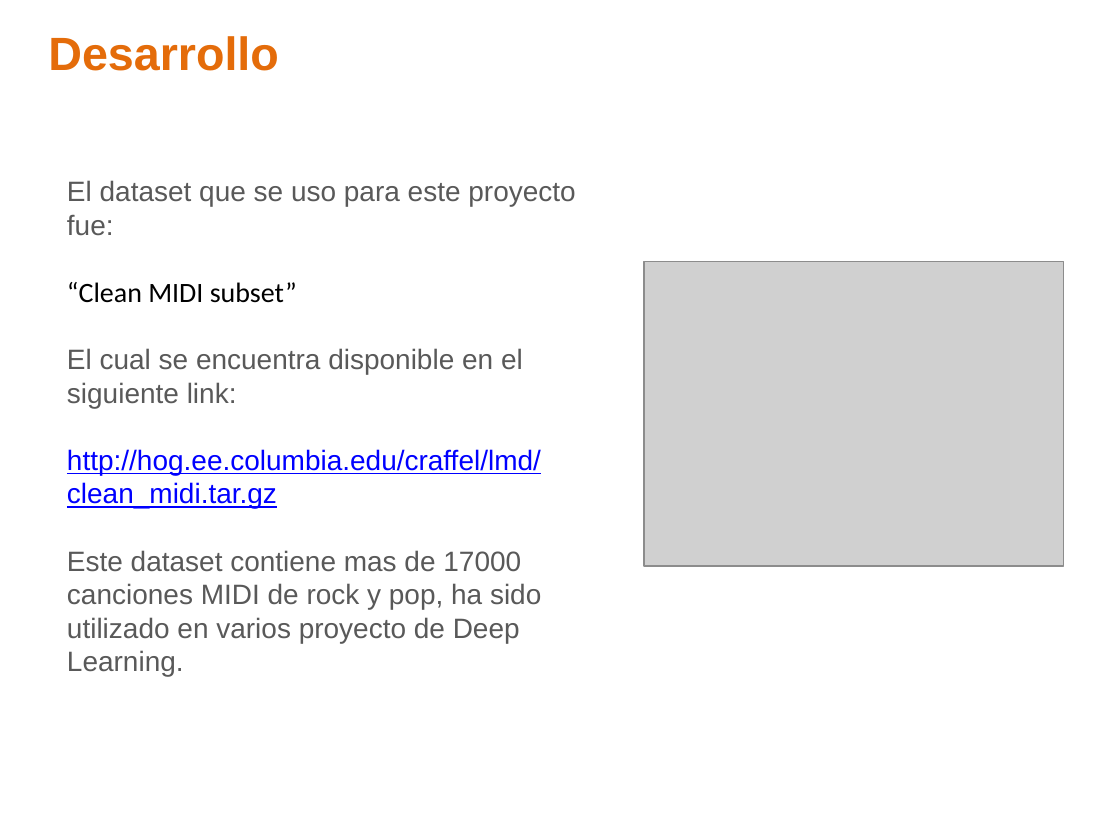
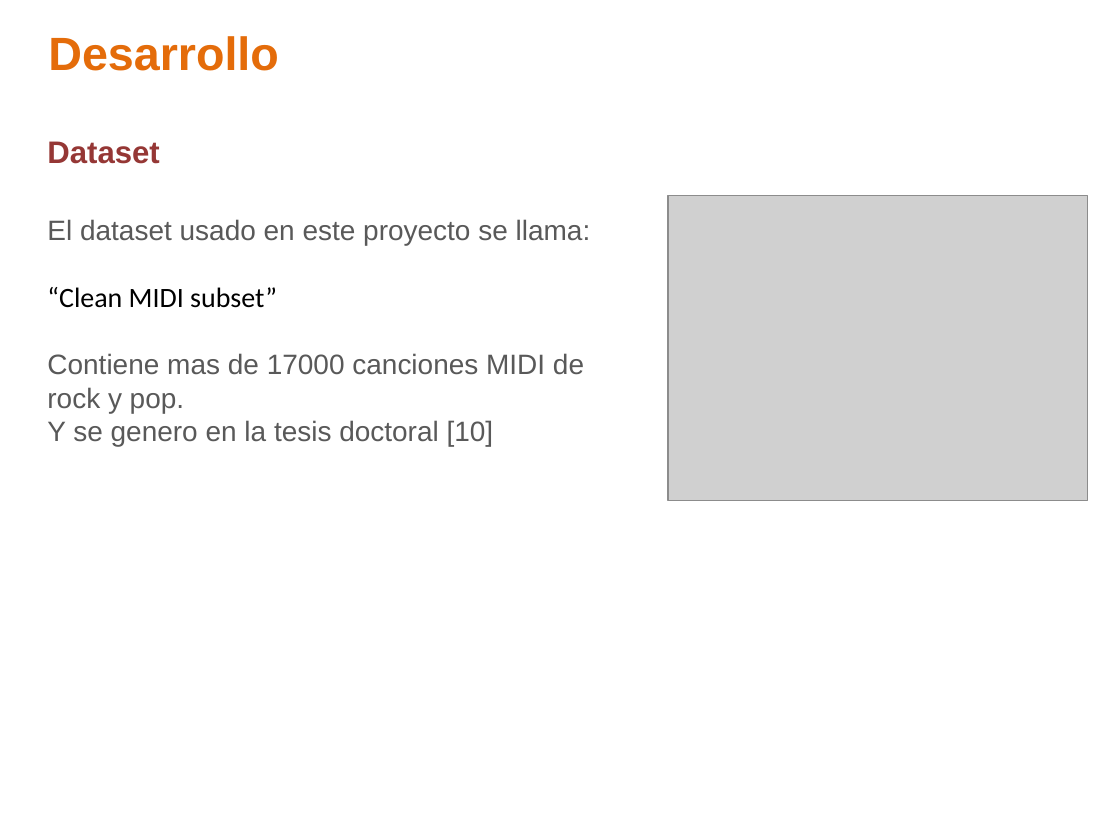
Before and after one commit to ealn/Tesis, a slide deck: slide 13 of Presentacion.pptx (slide 12 before the commit). Drawn at 1120x840 pixels with LibreOffice and Linux fonts; fonts in the diff are those of the drawing; grey boxes stand for pictures; background and template pictures are left out. Boxes give left, top, right and bottom in pixels: in the first picture for what was removed or moved away, otherwise in the second. Text is boxed around its words. In the diff, an @@ line names an element or a change of style, - is before the commit and + after.

```diff
--- a/Presentacion.pptx
+++ b/Presentacion.pptx
@@ text added at (47,141,159,164), 20 pt, text #953735, bold @@
+Dataset
@@ text "El dataset usado en este ...": place and size @@
-text "El dataset usado en este ..." at (67,180,575,677)
+text "El dataset usado en este ..." at (47,219,591,446)
@@ picture: place and size @@
-picture at (644,261,1064,566)
+picture at (668,196,1088,501)
@@ text at (47,219,591,245): text changed @@
-El dataset que se uso para este proyecto fue:
+El dataset usado en este proyecto se llama:
@@ text at (47,353,584,446): text changed @@
-El cual se encuentra disponible en el siguiente link:
-http://hog.ee.columbia.edu/craffel/lmd/clean_midi.tar.gz
-Este dataset contiene mas de 17000 canciones MIDI de rock y pop, ha sido utilizado en varios proyecto de Deep Learning.
+Contiene mas de 17000 canciones MIDI de rock y pop.
+Y se genero en la tesis doctoral [10]
```
Also in this commit, not shown: 8 other slides changed, 9 slides added, 4 slides removed, 6 other files.
